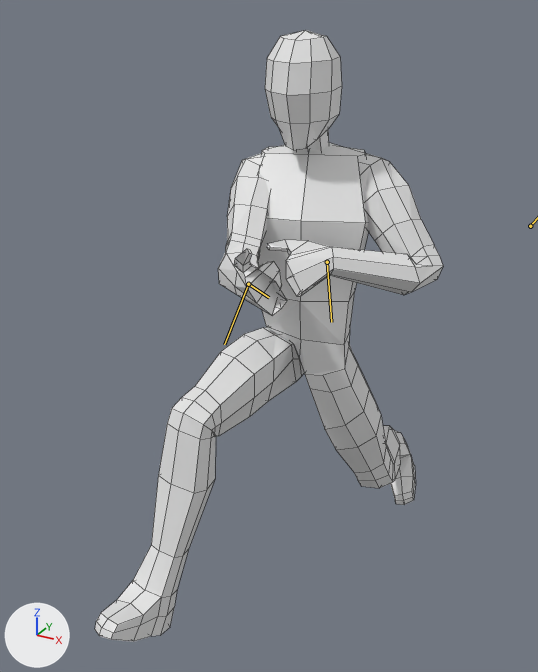
Before and after pictures for a commit that changed the Blender file assets/models/base_male.blend.
Both versions are drawn from a camera (50 mm lens) standing at (0.984, -2.037, 1.898) and looking at (-0.066, -0.129, 0.944). The lights are fixed; the arrows at lower left show +X, +Y and +Z. The first picture is the older version. Both versions are drawn at frame 5 of the action 'left_plow_lswrd'; the numbers are the values there. The bones that change are drawn over the model as lines. Mesh edges are drawn as thin lines.

Objects in the first picture: 'arms', 'head', 'torso' and 1 more.
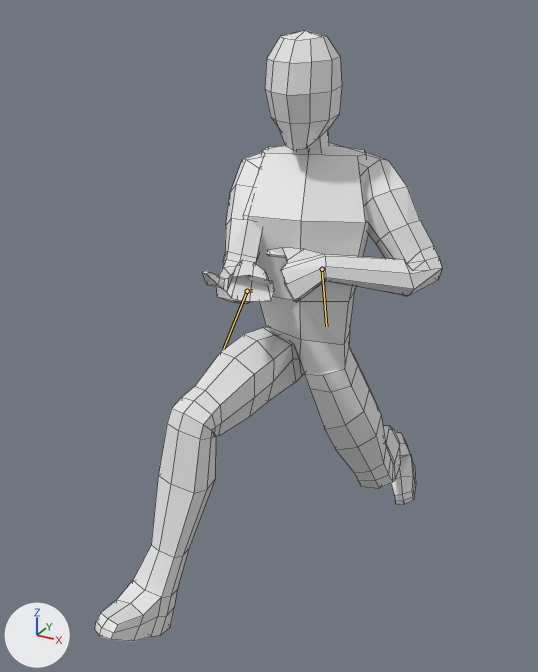
Location of each change, [x1, y1, x2, y2] in pixels of the pictures (538 x 672 px):
'arms', posed (6% wider, 7% shorter): before [218, 153, 443, 315]; after [203, 152, 442, 303]
bone 'Hand.R', root to tip: before (248, 284) to (269, 297); after (247, 291) to (252, 290)
bone 'Arm.IK.L', root to tip: before (327, 262) to (331, 322); after (322, 269) to (326, 326)
bone 'Arm.IK.R', root to tip: before (248, 284) to (224, 344); after (247, 291) to (223, 349)

The edits, one by one:
Bone 'Hand.R' (bone_hand_r) moves from (-0.01, 0.03, -0.04) to (-0.36, 0.51, -0.68).
Bone 'Hand.R' (bone_hand_r) turns from (2, 48, 1) to (96, 82, 78) degrees about its own x, y and z.
Bone 'Arm.IK.L' (bone_arm_ik_l) moves from (0.81, -0.64, 2.03) to (1.18, -0.55, 1.6).
Bone 'Arm.IK.PoleTarget.L' (bone_arm_ik_poletarget_l) moves from (-1.75, -0.12, 1.55) to (-2.31, -0.12, 0.83).
Bone 'Arm.IK.R' (bone_arm_ik_r) moves from (-2.37, -0.59, 4.36) to (-2.22, -0.37, 3.85).
